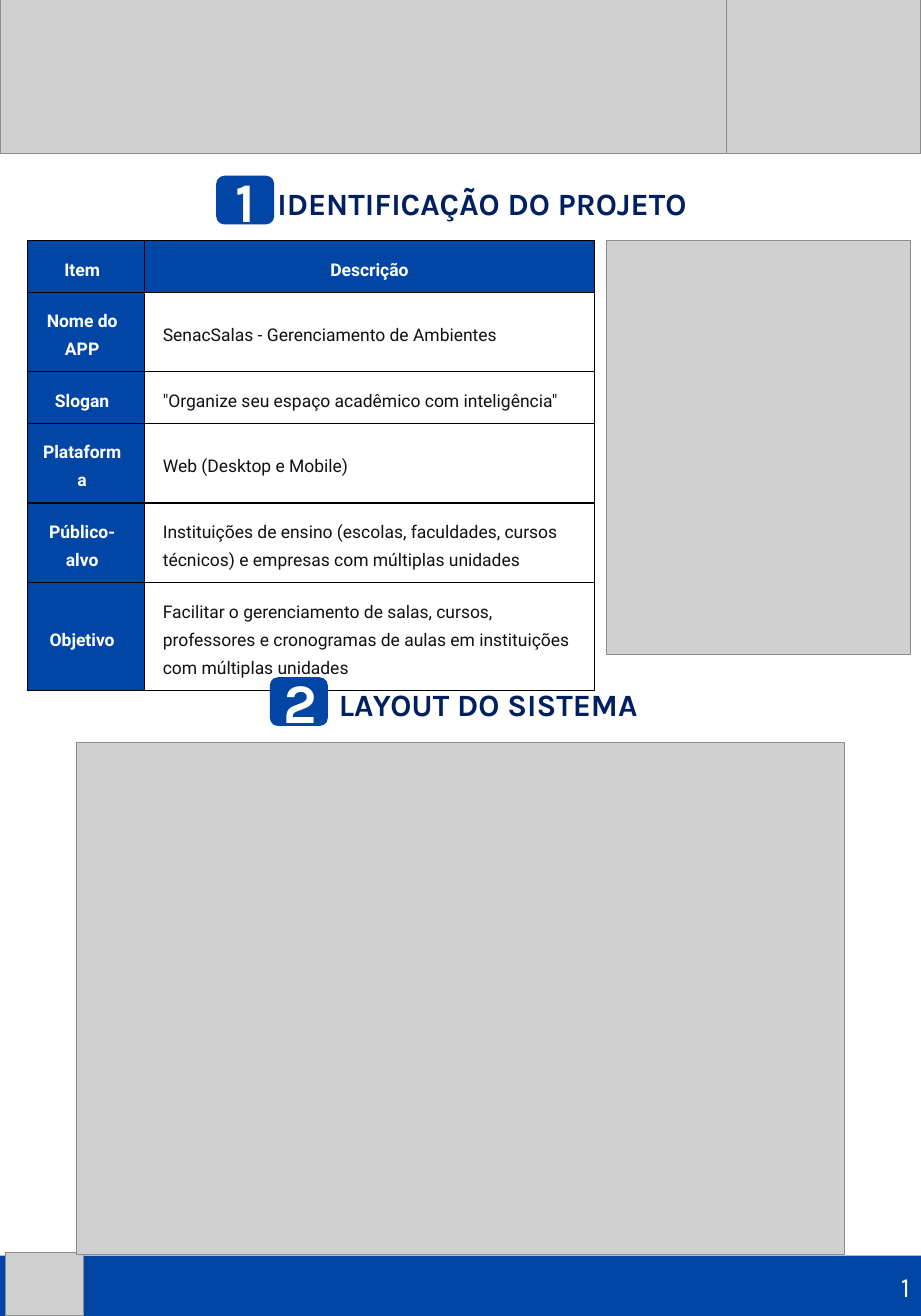
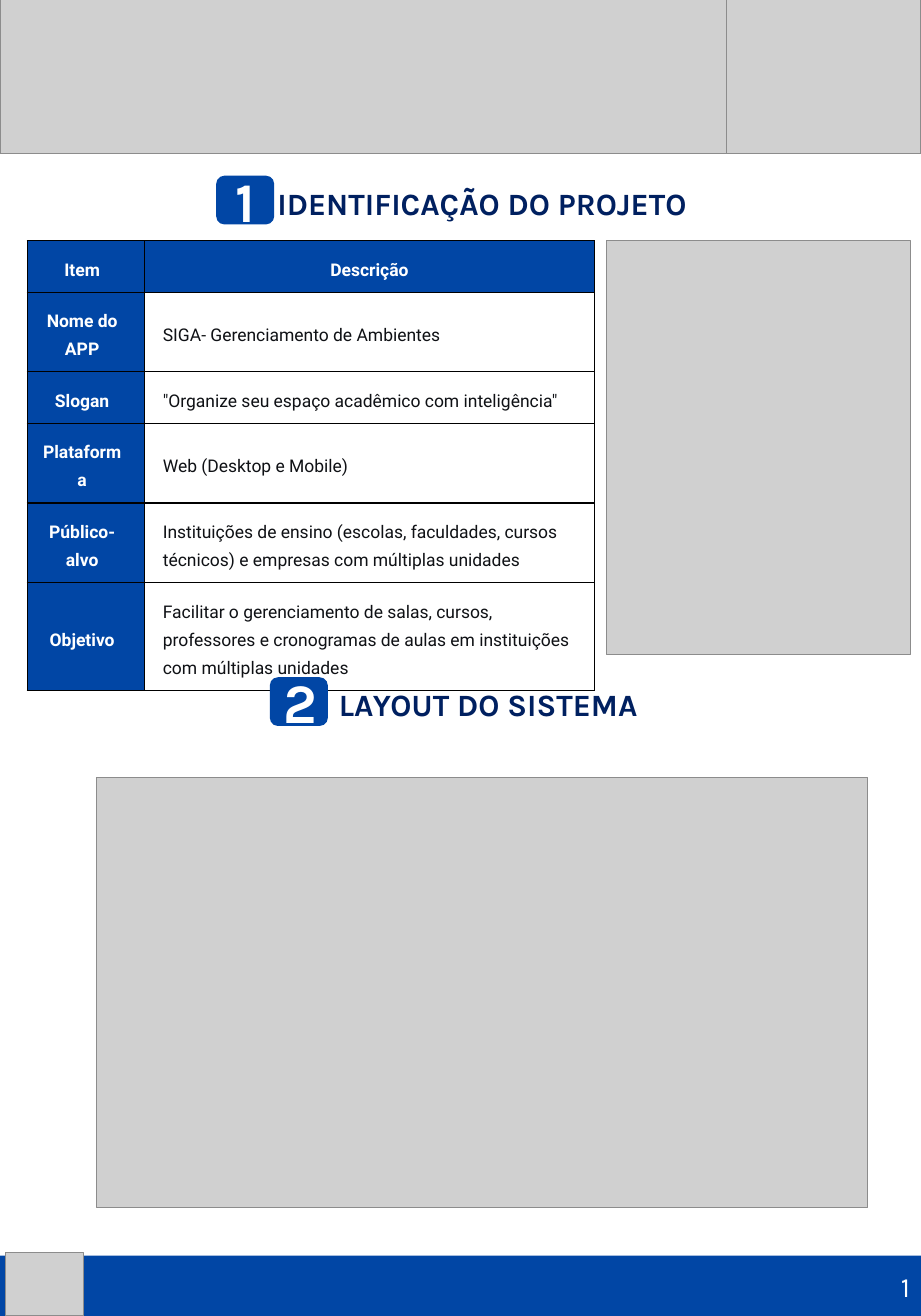
Before and after one commit to MariposaDaProgramacao/Projeto-Integrador, a slide deck: slide 4 of DOCUMENTACAO/Sistema de Gerenciamento de Ambientes - Documentação.pptx. Drawn at 921x1316 pixels with LibreOffice and Linux fonts; fonts in the diff are those of the drawing; grey boxes stand for pictures. Boxes give left, top, right and bottom in pixels: in the first picture for what was removed or moved away, otherwise in the second. Text is boxed around its words. In the diff, an @@ line names an element or a change of style, - is before the commit and + after.

```diff
--- a/DOCUMENTACAO/Sistema de Gerenciamento de Ambientes - Documentação.pptx
+++ b/DOCUMENTACAO/Sistema de Gerenciamento de Ambientes - Documentação.pptx
@@ table at bbox=[28, 241, 595, 683] @@
-row 2, column 2: SenacSalas - Gerenciamento de Ambientes
+row 2, column 2: SIGA- Gerenciamento de Ambientes
@@ picture: place and size @@
-picture at bbox=[77, 742, 844, 1253]
+picture at bbox=[97, 777, 868, 1207]
```
Also in this commit, not shown: 2 other slides changed, 1 other file.
